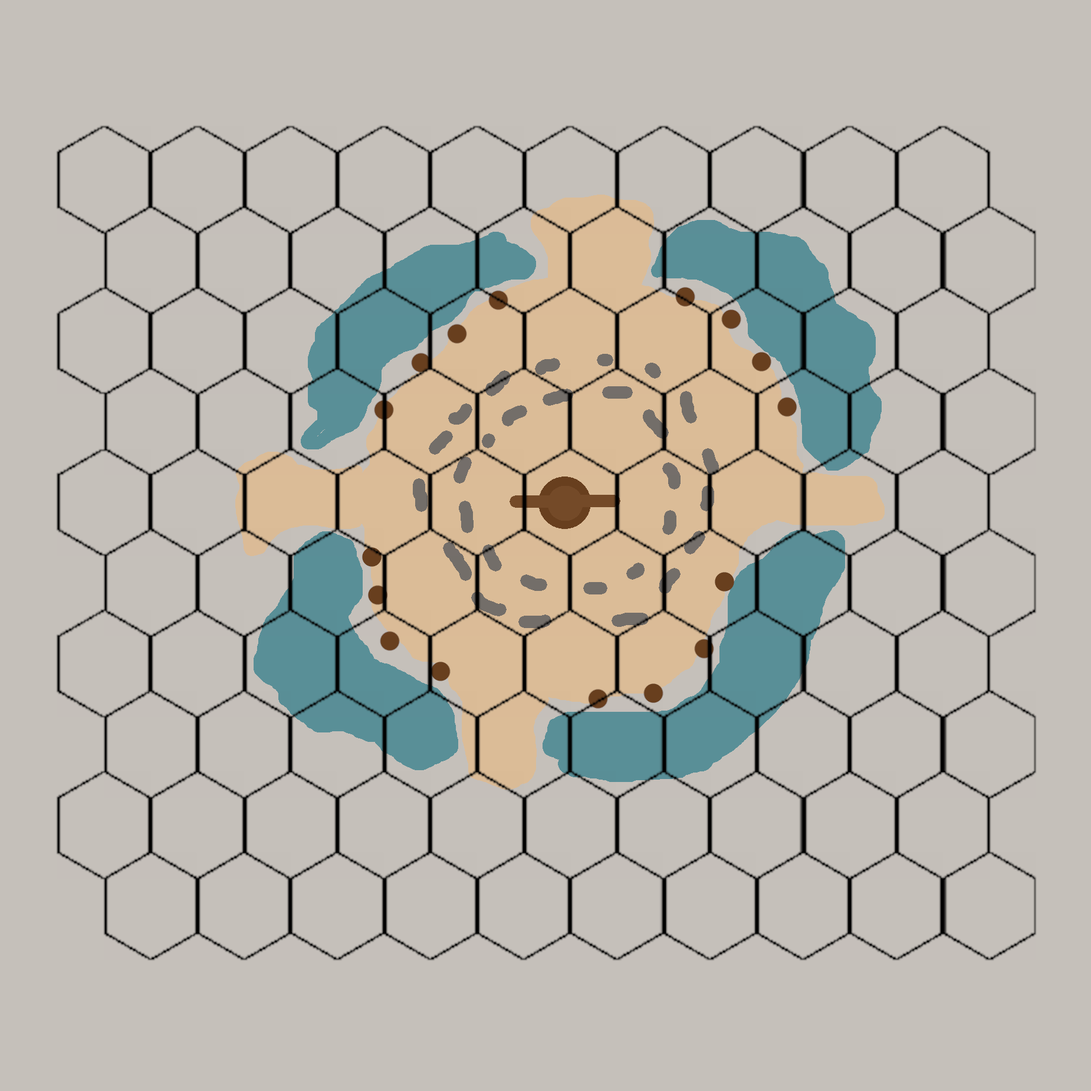
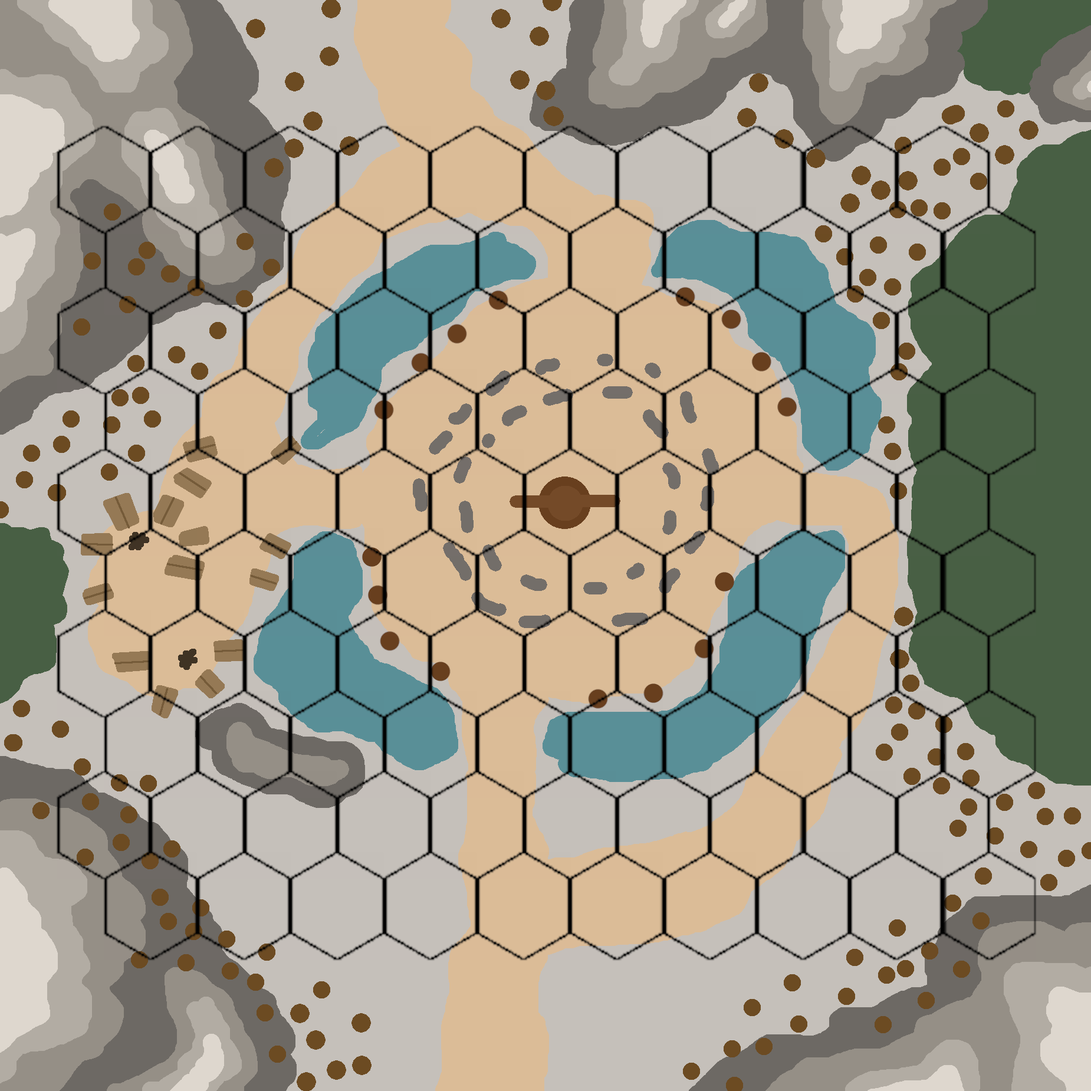
Layers edited between the first and the second 1091px x 1091px image:
painted on "ColourMap" over [0, 0, 1091, 1091]
